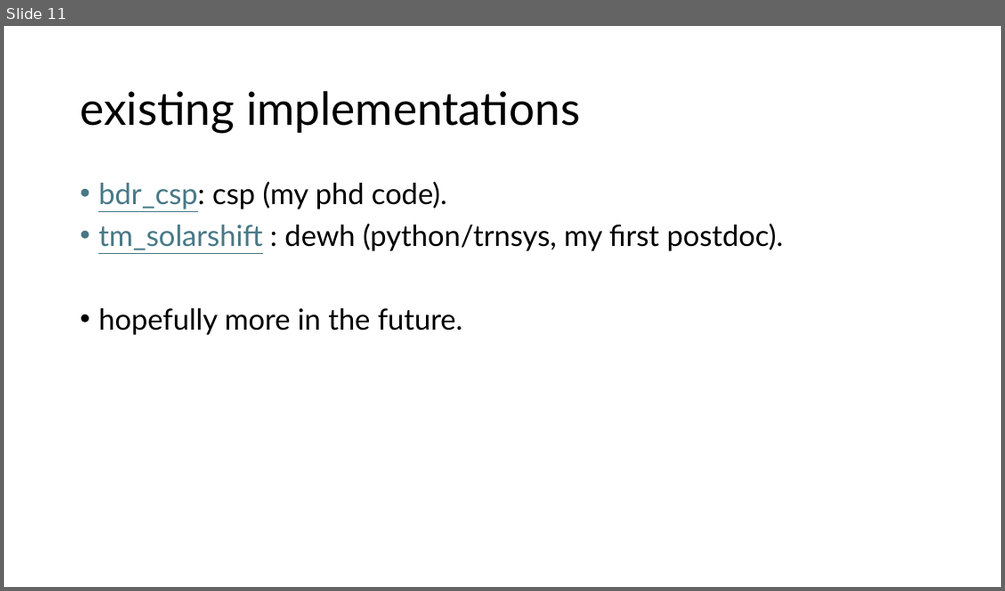
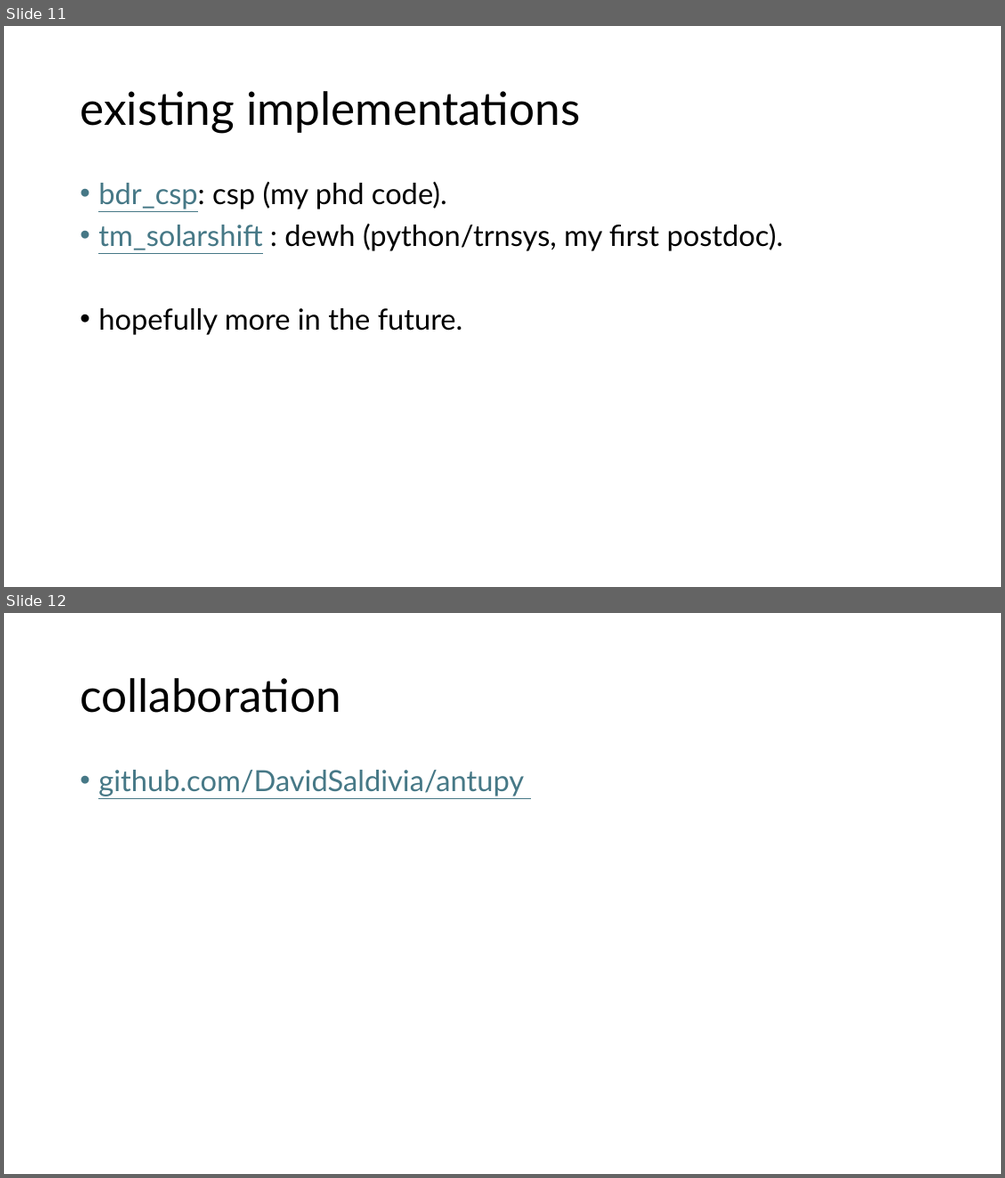
Before and after one commit to DavidSaldivia/antupy, a slide deck: tuts/antupy.pptx. Shown one above the other, each under a label of ours: slide 11 before the commit, slides 11 and 12 after it. The pictures are 1005x591 and 1005x1178 pixels, drawn with LibreOffice and Linux fonts; fonts in the diff are those of the drawing. Boxes give left, top, right and bottom in pixels: in the first picture for what was removed or moved away, otherwise in the second. Text is boxed around its words. In the diff, an @@ line names an element or a change of style, - is before the commit and + after.

```diff
--- a/tuts/antupy.pptx
+++ b/tuts/antupy.pptx
@@ slide 12 added at (x1=4, y1=613, x2=1001, y2=1174), background #FFFFFF @@
@@ title added at (x1=80, y1=678, x2=341, y2=713), 44 pt, text #000000 @@
+collaboration
@@ text added at (x1=98, y1=770, x2=524, y2=796), 28 pt, text #467886, underline @@
+• github.com/DavidSaldivia/antupy
```
Also in this commit, not shown: 5 slides changed, 4 other files.
